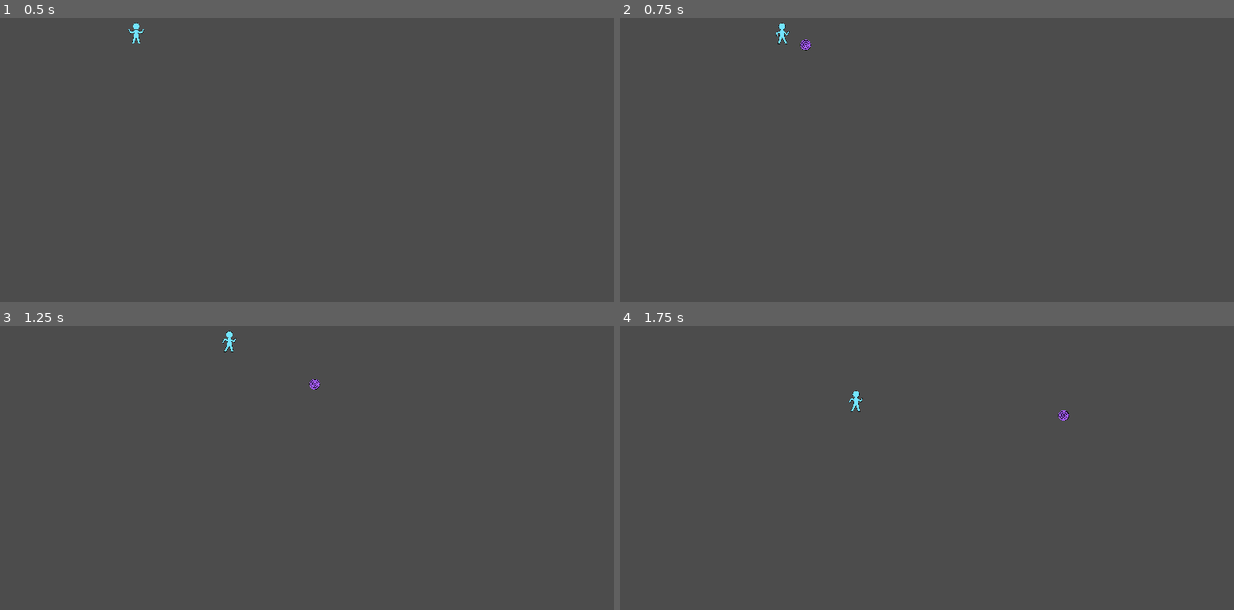
Above: before the commit, frames 1-4 (two rows, left to right).
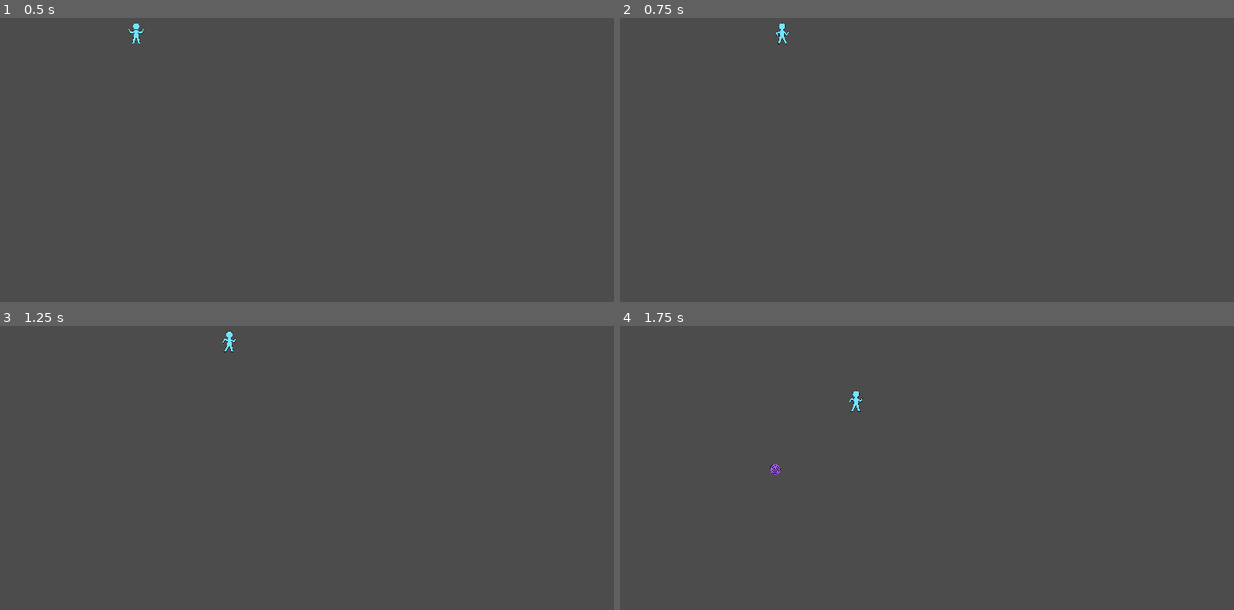
Above: after the commit, the same moments.

Repository: Reituag/DiscoBowl
Game: Godot game, scene res://Sources/Main.tscn
The game is run twice, just before and just after one commit, with the same random seed, the same clock (stepped at 60 frames per second) and the same inputs.
Inputs (mouse positions are in pixels of both pictures, inside the frame that each line leads up to):
- Up to frame 1 (0.5 s): no input
- Up to frame 2 (0.75 s): move the mouse to (1055, 106) at 0.52 s; hold Right (ui_right) from 0.53 s (still down); hold Space (ui_attack) from 0.53 s (still down)
- Up to frame 3 (1.25 s): keep holding Right (ui_right); keep holding Space (ui_attack)
- Up to frame 4 (1.75 s): move the mouse to (785, 448) at 1.27 s; release Right (ui_right) at 1.28 s; release Space (ui_attack) at 1.28 s; hold Down (ui_down) from 1.28 s (still down); tap Space (ui_attack) at 1.35 s

Frame 1 is identical in both runs. In frame 2, less than 0.1% of the frame differs, in the area x 29-32%, y 7-12%; in frame 3, less than 0.1%; in frame 4, 0.1%, in the area x 24-74%, y 29-53%.

Commit message:
Change of character from Area2D to kinematicBody2d
Change of movement from position update to move_and_slide
update of disk speed

Diff:
--- a/Project/Sources/Character/Character.gd
+++ b/Project/Sources/Character/Character.gd
@@ -1,6 +1,6 @@
-extends Area2D
+extends KinematicBody2D
 
-export var speed = 400  # How fast the character will move (pixels/sec).
+const speed = 400  # How fast the character will move (pixels/sec).
 var screen_size  # Size of the game window.
 
 var available_throw = true
@@ -20,7 +20,7 @@
 
 
 # Called every frame. 'delta' is the elapsed time since the previous frame.
-func _process(delta):
+func _physics_process(delta):
 	var velocity = Vector2()  # The player's movement vector.
 	if Input.is_action_pressed("ui_right"):
 		velocity.x += 1
@@ -30,6 +30,7 @@
 		velocity.y += 1
 	if Input.is_action_pressed("ui_up"):
 		velocity.y -= 1
+
 	if velocity.length() > 0:
 		velocity = velocity.normalized() * speed
 		$AnimatedSprite.play("walk")
@@ -37,11 +38,9 @@
 	else:
 		$AnimatedSprite.play("idle")
 
-	position += velocity * delta
-	position.x = clamp(position.x, 0, screen_size.x)
-	position.y = clamp(position.y, 0, screen_size.y)
+	move_and_slide(velocity)
 
-	if Input.is_action_pressed("ui_attack") and available_throw:
+	if Input.is_action_just_released("ui_attack") and available_throw:
 		throw_direction = get_viewport().get_mouse_position() - global_position
 		myDisk = Disk.instance()
 		myDisk.global_position = global_position
@@ -50,10 +49,6 @@
 		$DiskTimer.start()
 		$DiskTimer.connect("timeout", myDisk, "destroy")
 		available_throw = false
-
-func _input(event):
-	if event is InputEventMouseMotion:
-		get_parent().get_node("Sprite").position = get_viewport().get_mouse_position()
 
 func start(pos):
 	position = pos
--- a/Project/Sources/Character/Character.tscn
+++ b/Project/Sources/Character/Character.tscn
@@ -26,7 +26,7 @@
 radius = 23.25
 height = 15.5
 
-[node name="Character" type="Area2D"]
+[node name="Character" type="KinematicBody2D"]
 script = ExtResource( 4 )
 __meta__ = {
 "_edit_group_": true
@@ -42,11 +42,8 @@
 shape = SubResource( 2 )
 
 [node name="DiskTimer" type="Timer" parent="."]
-wait_time = 2.5
+wait_time = 2.0
 one_shot = true
-
-[node name="DiskStart" type="Position2D" parent="."]
-position = Vector2( 44.25, 0 )
 
 [node name="AudioStreamPlayer" type="AudioStreamPlayer" parent="."]
 stream = ExtResource( 8 )
--- a/Project/Sources/Disk/Disk.gd
+++ b/Project/Sources/Disk/Disk.gd
@@ -1,6 +1,6 @@
 extends Area2D
 
-export var speed = 800 # pixels/sec
+const speed = 1000 # pixels/sec
 
 var throw_direction = Vector2.UP
 var moving = false
--- a/Project/Sources/Main.tscn
+++ b/Project/Sources/Main.tscn
@@ -10,7 +10,3 @@
 position = Vector2( 480, 270 )
 
 [node name="Character" parent="." instance=ExtResource( 2 )]
-
-[node name="Sprite" type="Sprite" parent="."]
-position = Vector2( 960, 540 )
-scale = Vector2( 0.5, 0.5 )
